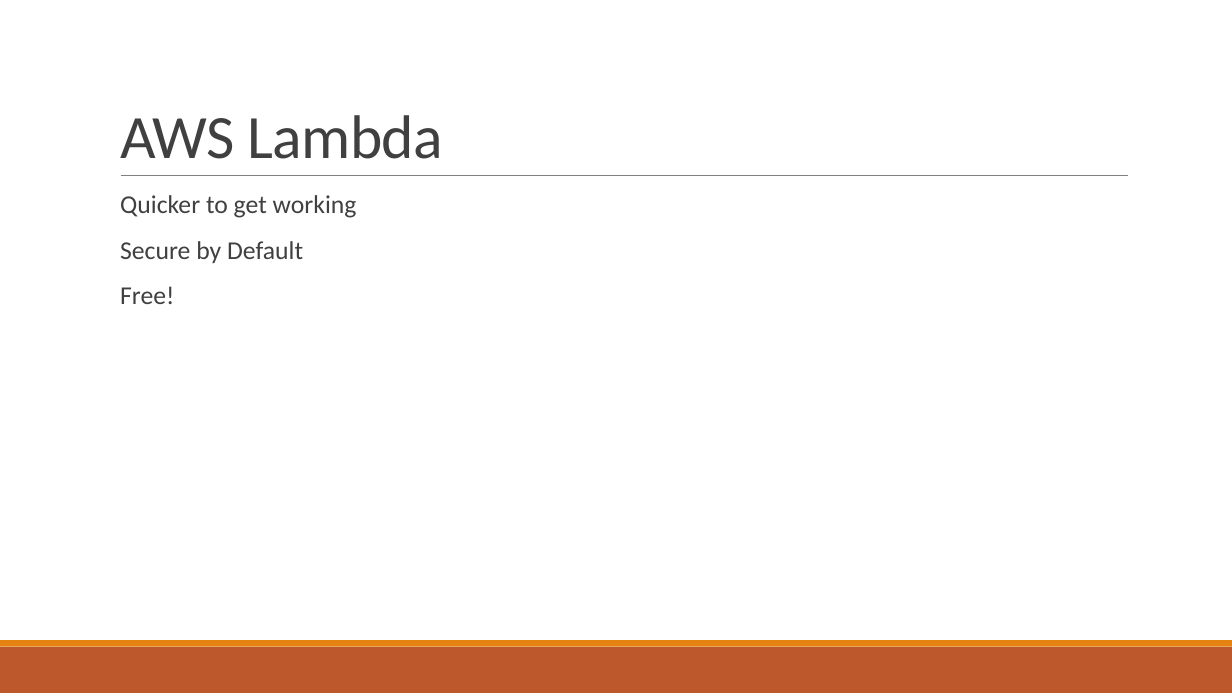
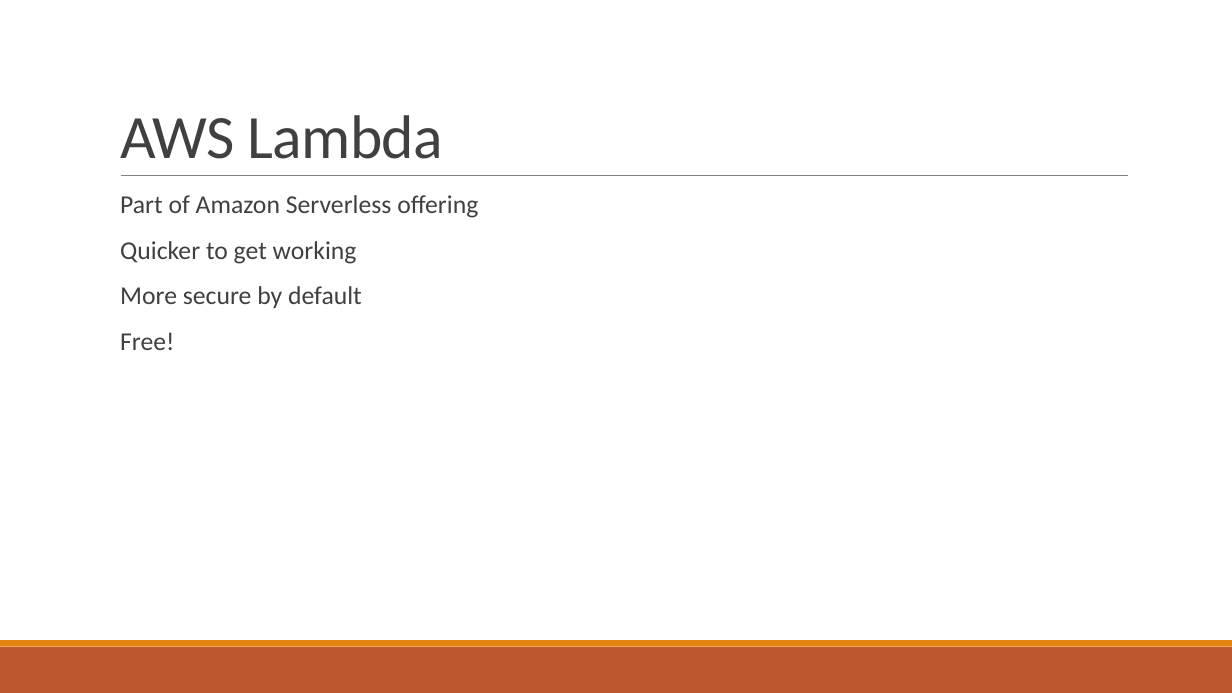
Before and after one commit to stoiveyp/DDDWales2018, a slide deck: slide 10 of Presentation/VoiceAndMore.pptx (slide 14 before the commit). Drawn at 1232x693 pixels with LibreOffice and Linux fonts; fonts in the diff are those of the drawing. Boxes give left, top, right and bottom in pixels: in the first picture for what was removed or moved away, otherwise in the second. Text is boxed around its words. In the diff, an @@ line names an element or a change of style, - is before the commit and + after.

```diff
--- a/Presentation/VoiceAndMore.pptx
+++ b/Presentation/VoiceAndMore.pptx
@@ text at bbox=[120, 195, 478, 218]: paragraph added @@
+  Part of Amazon Serverless offering
@@ text at bbox=[120, 286, 362, 308]: text changed @@
-  Secure by Default
+  More secure by default
```
Also in this commit, not shown: 4 other slides changed.
